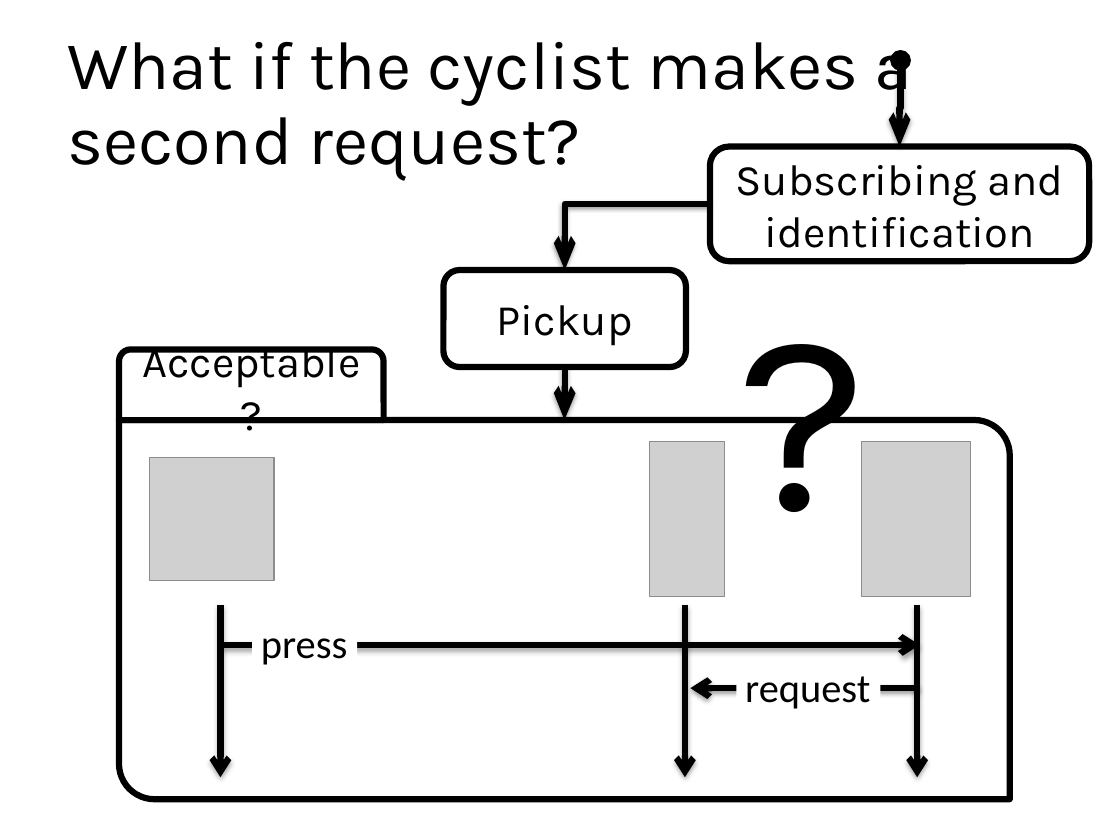
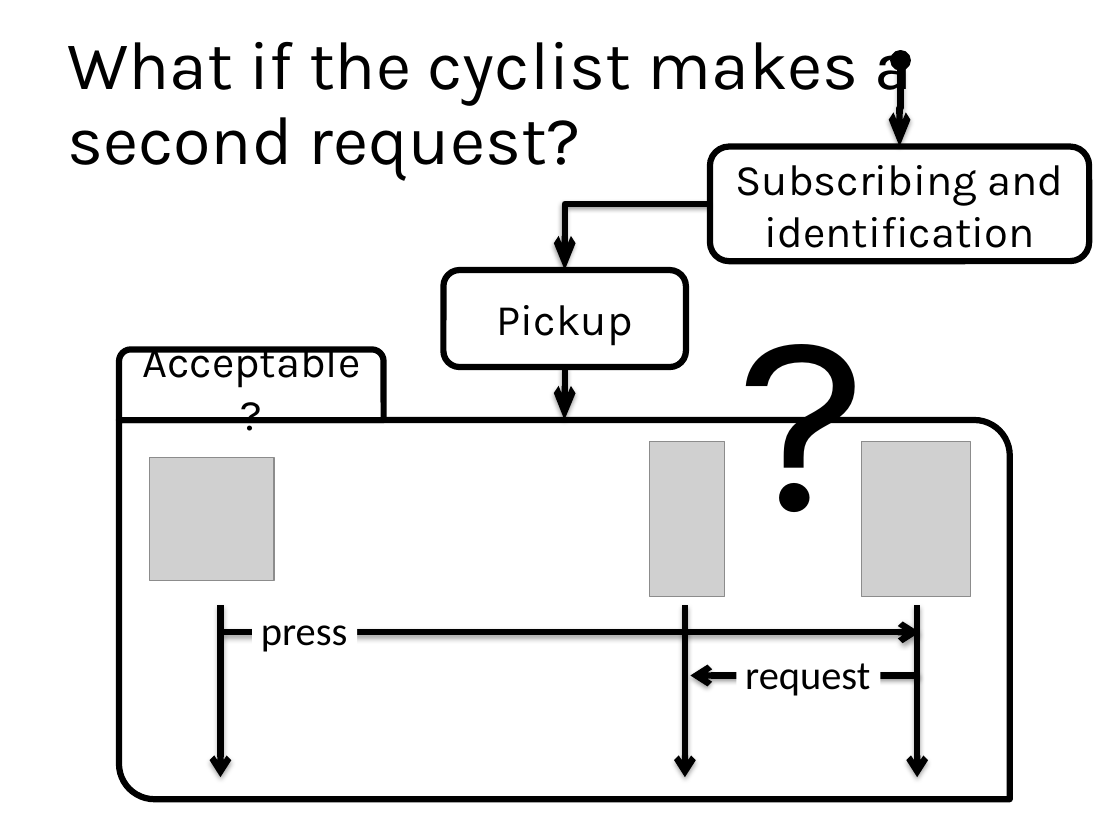
Before and after one commit to blambeau/phd, a slide deck: slide 56 of public-defense/slides.pptx. Drawn at 1120x840 pixels with LibreOffice and Linux fonts; fonts in the diff are those of the drawing; grey boxes stand for pictures. Boxes give left, top, right and bottom in pixels: in the first picture for what was removed or moved away, otherwise in the second. Text is boxed around its words. In the diff, an @@ line names an element or a change of style, - is before the commit and + after.

```diff
--- a/public-defense/slides.pptx
+++ b/public-defense/slides.pptx
@@ text "press" moved from (x1=261, y1=638, x2=348, y2=665) to (x1=261, y1=625, x2=348, y2=652) @@
@@ arrow moved from (223, 645) - (920, 645) to (223, 633) - (920, 633) @@
@@ text "request" moved from (x1=745, y1=676, x2=870, y2=709) to (x1=745, y1=663, x2=870, y2=696) @@
@@ arrow moved from (920, 688) - (690, 688) to (920, 675) - (690, 675) @@
```
Also in this commit, not shown: 5 other slides changed, 2 slides added, 2 slides removed.
